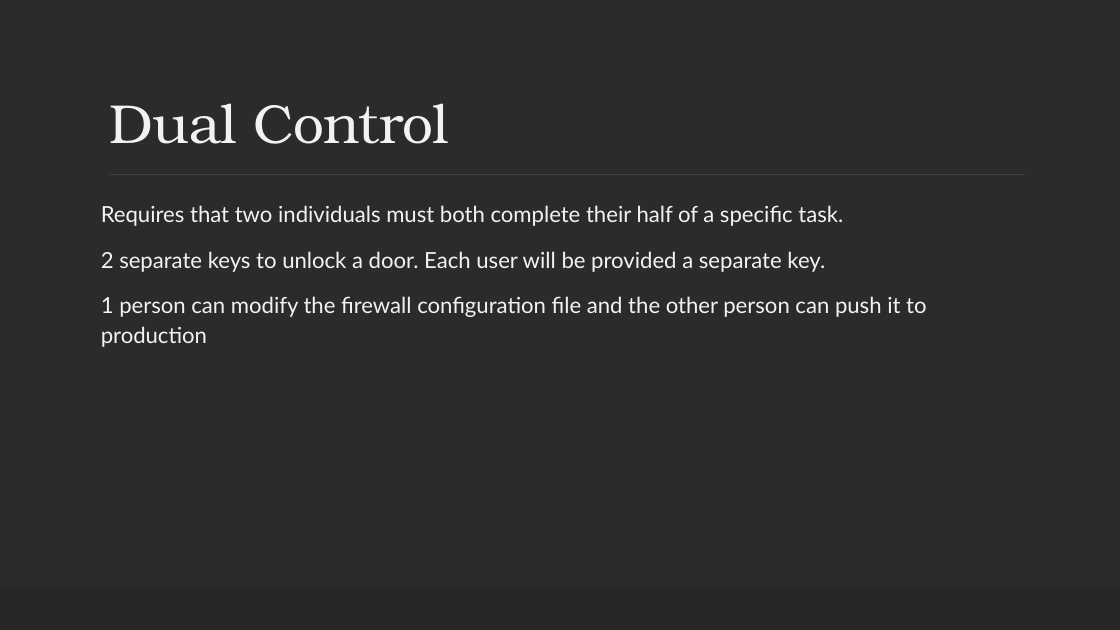
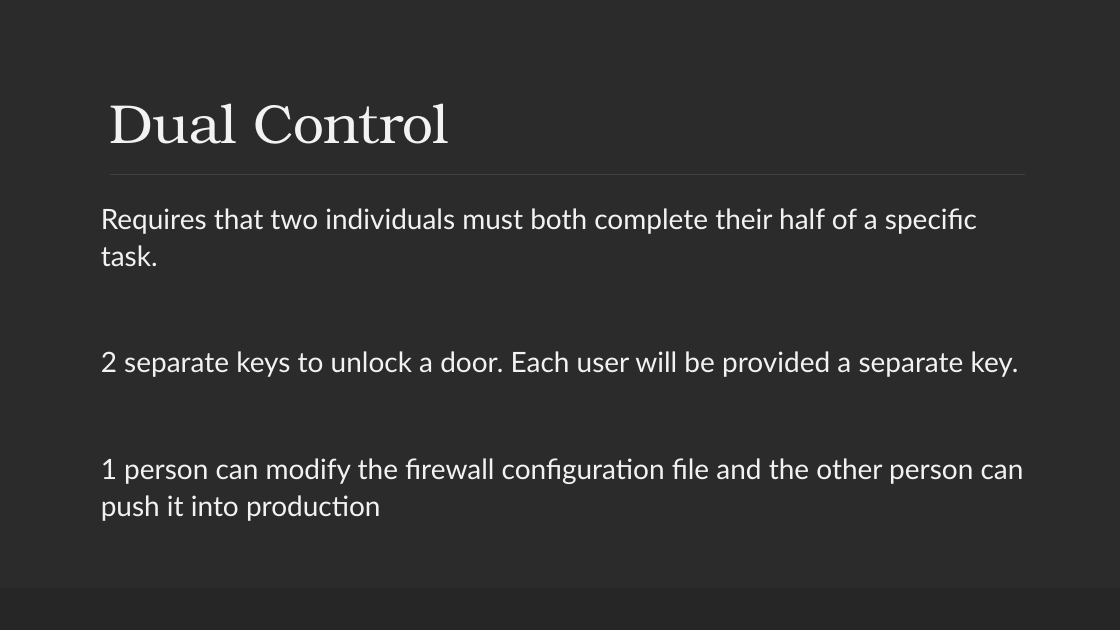
Before and after one commit to ronnie-1947/access-control-ppt, a slide deck: slide 46 of Access Control.pptx (slide 45 before the commit). Drawn at 1120x630 pixels with LibreOffice and Linux fonts; fonts in the diff are those of the drawing; background and template pictures are left out; a plain dark background stands for a picture behind light text. Boxes give left, top, right and bottom in pixels: in the first picture for what was removed or moved away, otherwise in the second. Text is boxed around its words. In the diff, an @@ line names an element or a change of style, - is before the commit and + after.

```diff
--- a/Access Control.pptx
+++ b/Access Control.pptx
@@ text at (x1=101, y1=208, x2=1019, y2=377): size 19 to 24 pt in "Requires that two individuals must both complete ...", "2 separate keys to unlock a door. ..." @@
@@ text at (x1=101, y1=458, x2=1024, y2=521): text changed; size 19 to 24 pt @@
-1 person can modify the firewall configuration file and the other person can push it to production
+1 person can modify the firewall configuration file and the other person can push it into production
```
Also in this commit, not shown: 29 other slides changed, 1 slide added.
